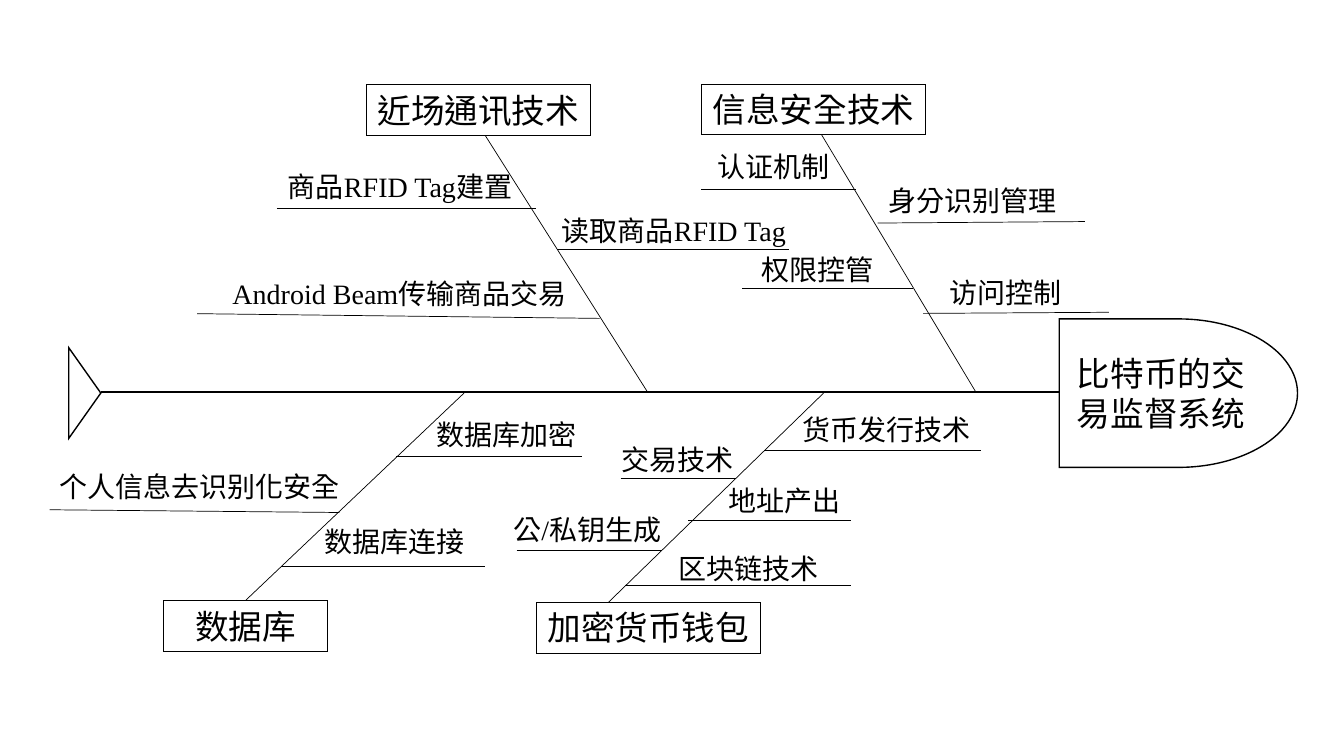
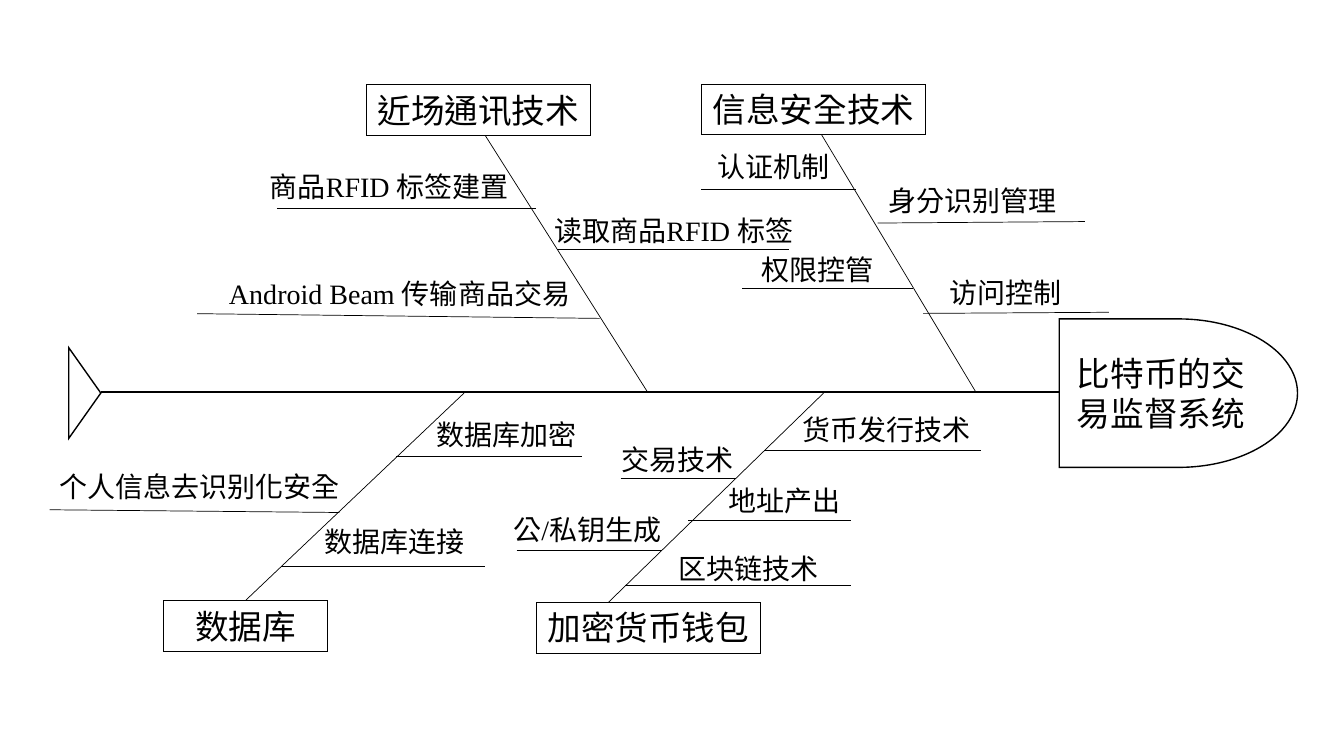
Before and after one commit to ChenPoWei/pkuthss, a slide deck: slide 1 of visio/2017.07.04魚骨圖v2.pptx. Drawn at 1344x756 pixels with LibreOffice and Linux fonts; fonts in the diff are those of the drawing. Boxes give left, top, right and bottom in pixels: in the first picture for what was removed or moved away, otherwise in the second. Text is boxed around its words. In the diff, an @@ line names an element or a change of style, - is before the commit and + after.

```diff
--- a/visio/2017.07.04魚骨圖v2.pptx
+++ b/visio/2017.07.04魚骨圖v2.pptx
@@ text at bbox=[270, 169, 509, 200]: text changed @@
-商品RFID Tag建置
+商品RFID 标签建置
@@ text at bbox=[554, 217, 793, 249]: text changed @@
-读取商品RFID Tag
+读取商品RFID 标签
@@ text at bbox=[229, 280, 570, 307]: spaces changed @@
-Android Beam传输商品交易
+Android Beam 传输商品交易
```
Also in this commit, not shown: 3 other files.
